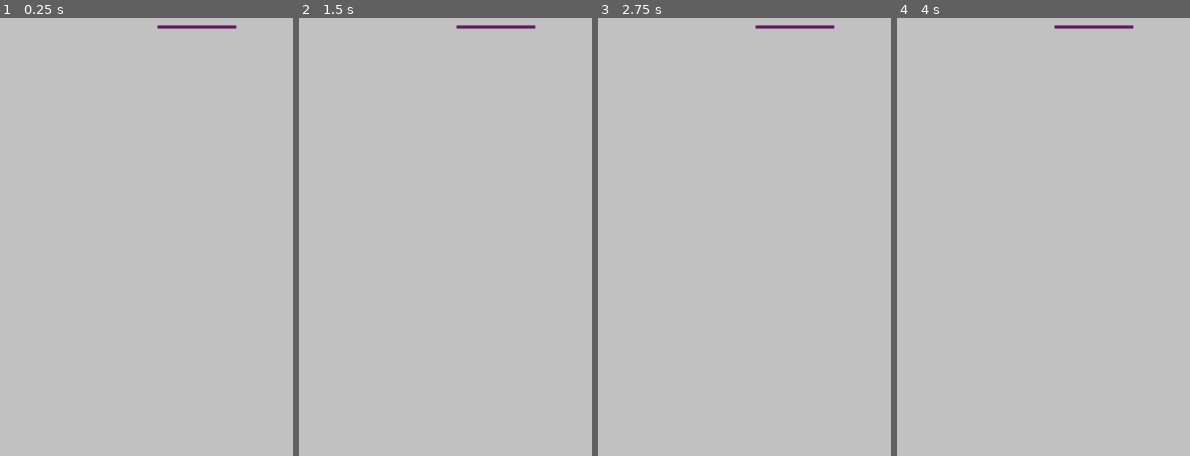
Above: before the commit, frames 1-4 (left to right).
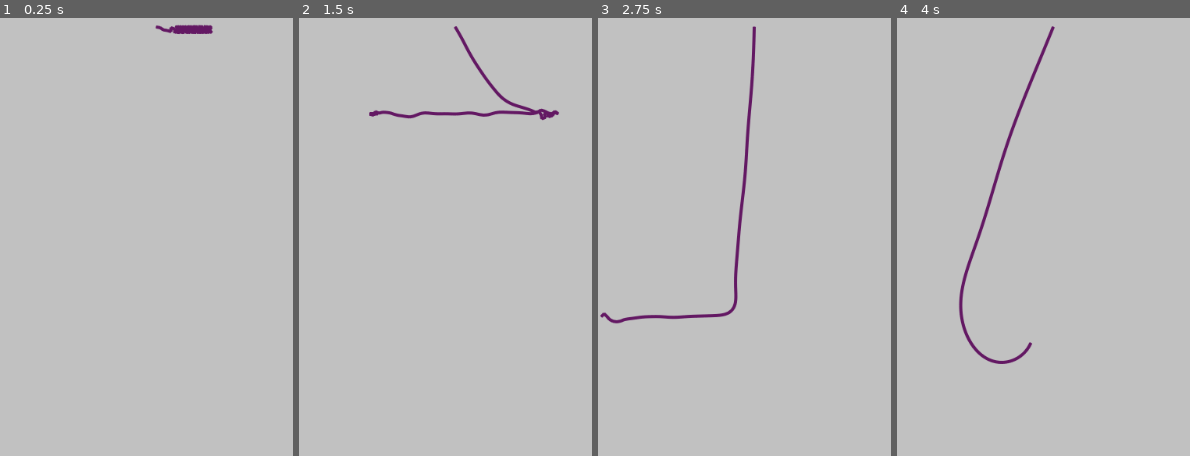
Above: after the commit, the same moments.

Repository: ivanchi88/simple-rope-godot
Game: Godot game, scene res://Scenes/World.tscn
Same seed, same stepped clock (60 frames per second), same inputs: the game is played once before the commit and once after it.
Inputs:
- Up to frame 1 (0.25 s): no input
- Up to frame 2 (1.5 s): no input
- Up to frame 3 (2.75 s): no input
- Up to frame 4 (4 s): no input

The runs differ from the first frame. In frame 1, 0.4% of the frame differs, in the area x 52-81%, y 1-4%; in frame 2, 1.3%; in frame 3, 1.5%, in the area x 0-81%, y 1-70%; in frame 4, 1.5%.

Commit message:
removed start delay

Diff:
--- a/Scripts/Rope.gd
+++ b/Scripts/Rope.gd
@@ -12,9 +12,6 @@
 const maxDistanceBetweenPoints = 5
 
 const initialPosition = Vector2(200, 50)
-
-const delay = 5
-var time = 0
 
 # Declare member variables here. Examples:
 # var a = 2
@@ -33,9 +30,6 @@
 		accumulatedForces[i] = gravity
 
 func _physics_process(delta):
-	time += delta
-	if(time < delay):
-		return
 	accumulateForces()
 	verlet(delta)
 	satisfyConstraints()
